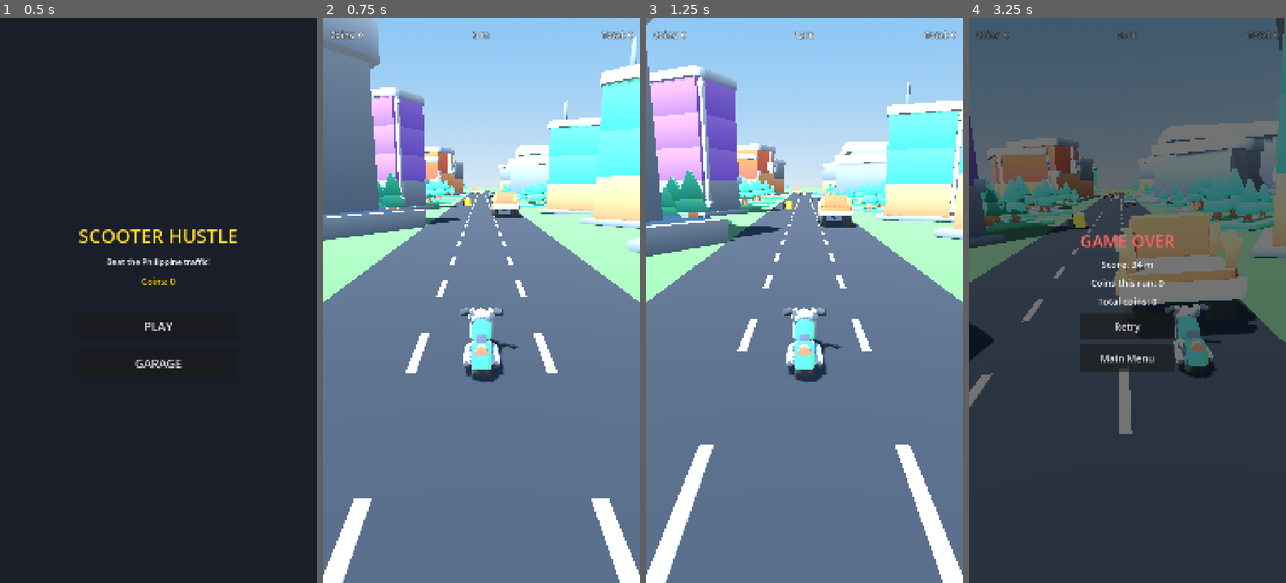
Above: before the commit, frames 1-4 (left to right).
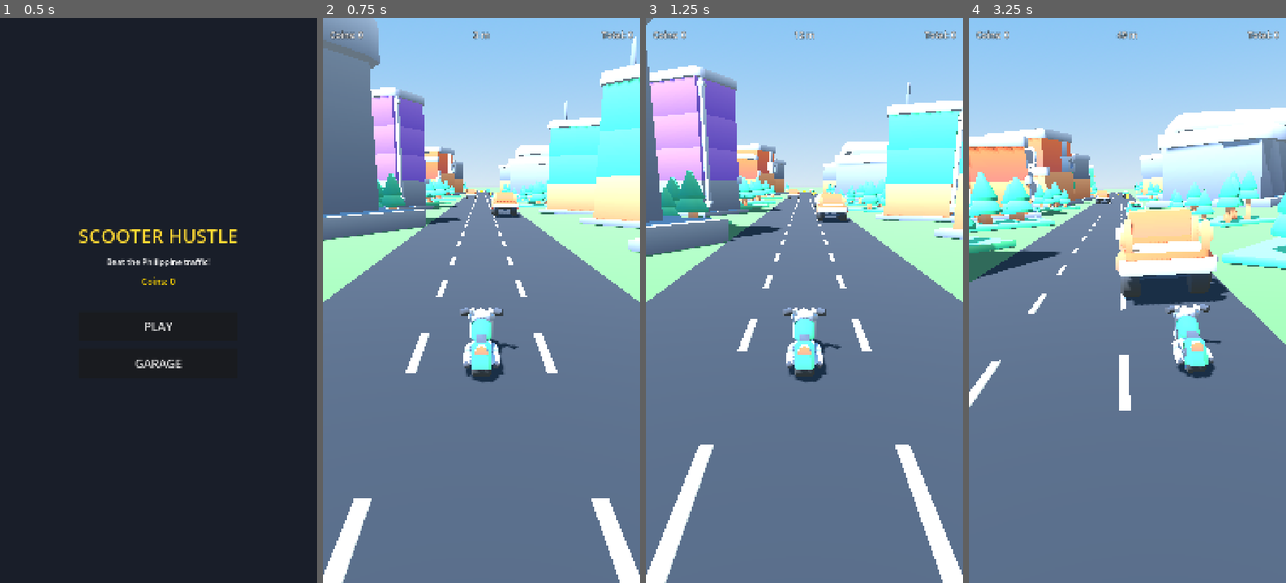
Above: after the commit, the same moments.

Repository: daveph74/ScooterHustle3d
Game: Godot game, scene res://ui/MainMenu.tscn
Two runs of this game, one before a commit and one after it. Both use one fixed random seed, a clock stepped at 60 frames per second and the inputs below.
Inputs (mouse positions are in pixels of both pictures, inside the frame that each line leads up to):
- Up to frame 1 (0.5 s): no input
- Up to frame 2 (0.75 s): click "PLAY" at 0.5 s
- Up to frame 3 (1.25 s): no input
- Up to frame 4 (3.25 s): move the mouse to (1197, 272) at 1.27 s; hold Right (move_right) 1.28-2 s; click (1197, 272) at 1.42 s; drag from (1064, 328) to (1111, 413) at 2.02 s; move the mouse to (1159, 176) at 2.77 s; hold Right (move_right) from 2.78 s (still down)

Frame 1 is identical in both runs. In frame 2, 0.2% of the frame differs, in the area x 44-64%, y 30-36%; in frame 3, 0.6%; in frame 4, 99%, in the area x 0-100%, y 0-100%.

Commit message:
Give traffic its own speed so it visibly moves
Traffic previously scrolled at nearly the road speed, so it looked glued
to the road. Each vehicle now gets its own drive_speed; the faster player
overtakes slower traffic, giving clear relative motion between vehicles
and the road.

Co-Authored-By: Claude Opus 4.8 <noreply@anthropic.com>
Claude-Session: https://claude.ai/code/session_01PHLVEVPJpfCS2xU3BfnMgD

Diff:
--- a/scripts/Game.gd
+++ b/scripts/Game.gd
@@ -45,7 +45,6 @@
 var base_speed := 16.0         # starting scroll speed (set from the scooter)
 var speed := 16.0              # current scroll speed
 const MAX_SPEED := 42.0        # difficulty cap so it never gets unfair
-var traffic_extra_speed := 1.0 # traffic comes at us a touch faster than the road
 
 # --- Run state ------------------------------------------------------------
 var distance := 0.0            # metres travelled this run
@@ -130,7 +129,6 @@
 	# --- Gentle difficulty ramp (no sudden spikes) ------------------------
 	speed = minf(base_speed + elapsed * 0.35, MAX_SPEED)
 	traffic_interval = maxf(0.7, 1.6 - elapsed * 0.012)
-	traffic_extra_speed = minf(6.0, 1.0 + elapsed * 0.03)
 
 	# --- Advance the world ------------------------------------------------
 	var move := speed * delta
@@ -138,8 +136,9 @@
 	score = int(distance) + score_bonus
 
 	_scroll_road(move)
-	# Traffic moves a little faster than the road so it feels like oncoming.
-	_scroll_traffic((speed + traffic_extra_speed) * delta)
+	# Each vehicle drives at its own speed, so the player overtakes slower
+	# traffic - that relative motion is what makes traffic look alive.
+	_scroll_traffic(delta)
 	_scroll_coins(move)
 	_scroll_scenery(move)
 
@@ -245,6 +244,7 @@
 	traffic_container.add_child(vehicle)
 	vehicle.setup(types[randi() % types.size()])
 	vehicle.position = Vector3(LANES_X[lane], 0.0, z)
+	vehicle.drive_speed = randf_range(0.35, 0.7) * base_speed
 
 	# Later in the run, sometimes add a second vehicle in a DIFFERENT lane.
 	# We never fill all three lanes, so there is always a way through.
@@ -254,6 +254,7 @@
 		traffic_container.add_child(vehicle2)
 		vehicle2.setup(types[randi() % types.size()])
 		vehicle2.position = Vector3(LANES_X[lane2], 0.0, z - randf_range(4.0, 12.0))
+		vehicle2.drive_speed = randf_range(0.35, 0.7) * base_speed
 
 
 ## Put some traffic on the road at startup so it isn't empty for the first few
@@ -265,9 +266,12 @@
 		z -= randf_range(20.0, 34.0)
 
 
-func _scroll_traffic(amount: float) -> void:
+func _scroll_traffic(delta: float) -> void:
 	for vehicle in traffic_container.get_children():
-		vehicle.position.z += amount
+		# The world scrolls toward the player at "speed"; the vehicle is also
+		# driving forward at its own speed, so it closes on the player at the
+		# difference. Since the player is faster, we always overtake it.
+		vehicle.position.z += (speed - vehicle.drive_speed) * delta
 		_check_near_miss(vehicle)
 		if vehicle.position.z > DESPAWN_Z:
 			vehicle.queue_free()
--- a/traffic/TrafficVehicle.gd
+++ b/traffic/TrafficVehicle.gd
@@ -22,6 +22,11 @@
 # Colours for the hand-built tricycle.
 const GLASS := Color(0.55, 0.75, 0.9)
 const TYRE := Color(0.1, 0.1, 0.12)
+
+## How fast this vehicle drives forward (away from the player), in world units
+## per second. Set by Game.gd at spawn. Because the player is faster, the player
+## overtakes traffic - which is what makes the traffic look like it's moving.
+var drive_speed := 0.0
 
 
 func _ready() -> void:
